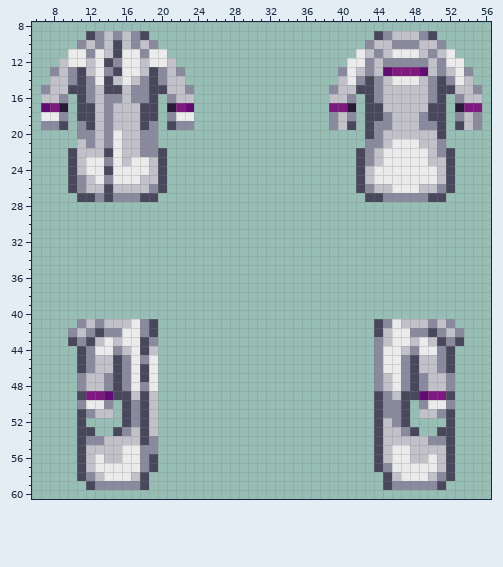
Pixel-art sprite, stored at Resources/Textures/Clothing/OuterClothing/Coats/rndcoat.rsi/open-equipped-OUTERCLOTHING.png. Above is the file before it was changed.
The file is 64x64 pixels. Shown: x 6..56, y 8..60.
Now the later version:
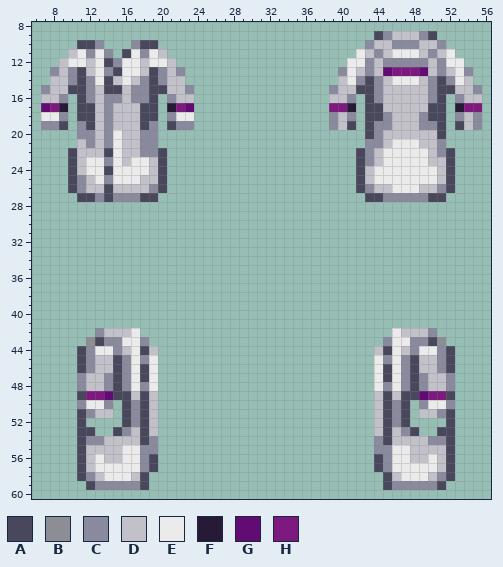
Palette (. is transparent): A #49475c  B #8d8e93  C #8a8a9e  D #c2c1c9  E #ebebeb  F #261a37  G #620b73  H #7e1980
The exact change:
@@ x 8..22 @@
  8 ...............
- 9 ....ACDCDCA....
-10 ...CDCDADCDC...
-11 ..EECEDAEECEE..
+ 9 ...............
+10 ...AAC...CAA...
+11 ..DECEC.AECED..
 12 .DEEDEACEEDEED.
@@ x 6..56 @@
 40 ...................................................
-41 .....CDCDDDECA........................ACEDDDCDC....
-42 ....CDCACCEECA........................ADEECCACDC...
-43 ....ACADEDEEAC........................CDEEDEDACA...
-44 .....ACEECDEAD........................CEEDCEECA....
-45 .....ACDDACECE........................CEECADDCA....
-46 .....ACDDACEAE........................CEECADDCA....
-47 .....CDDCACEAE........................CDECACDDC....
-48 .....CDDCACECE........................CDECACDDC....
-49 .....AHHGAADAD........................ACDAAGHHA....
-50 .....CEEC.ACAD........................ACCA.CEEC....
-51 .....ACDD.ACAD........................ACCA.DDCA....
-52 .....A....ACAD........................ADCA....A....
-53 .....AA..ACDAD........................ADDCA..AA....
-54 .....ACCDDDDAC........................ADDDDDCCA....
-55 .....ADDDDEECC........................ADEEDDDDA....
-56 .....ADEDDEECA........................ADEEDDEDA....
+41 ...................................................
+42 .......CDDDE............................EDDDC......
+43 ......BACCEEC..........................CEECCAB.....
+44 .....ACEECDEAD........................DAEDCEECA....
+45 .....ACDDACECE........................ECECADDCA....
+46 .....ACDDACEAE........................EAECADDCA....
+47 .....CDDCACEAE........................EAECACDDC....
+48 .....CDDCACECE........................ECECACDDC....
+49 .....AHHGAADAD........................DADAAGHHA....
+50 .....CEEC.ACAD........................DACA.CEEC....
+51 .....ACDD.ACAD........................DACA.DDCA....
+52 .....A....ACAD........................DACA....A....
+53 .....AA..ACDAD........................DADCA..AA....
+54 .....ACCDDDDAC........................CADDDDCCA....
+55 .....ADDDDEECC........................CCEEDDDDA....
+56 .....ADEDDEECA........................ACEEDDEDA....
 57 .....ADEEEEECA........................ACEEEEEDA....
Where, in picture pixels (left, top, right, bottom), the same in both pictures:
changed: (68, 31, 167, 58)
changed: (68, 319, 158, 346)
changed: (374, 319, 464, 463)
